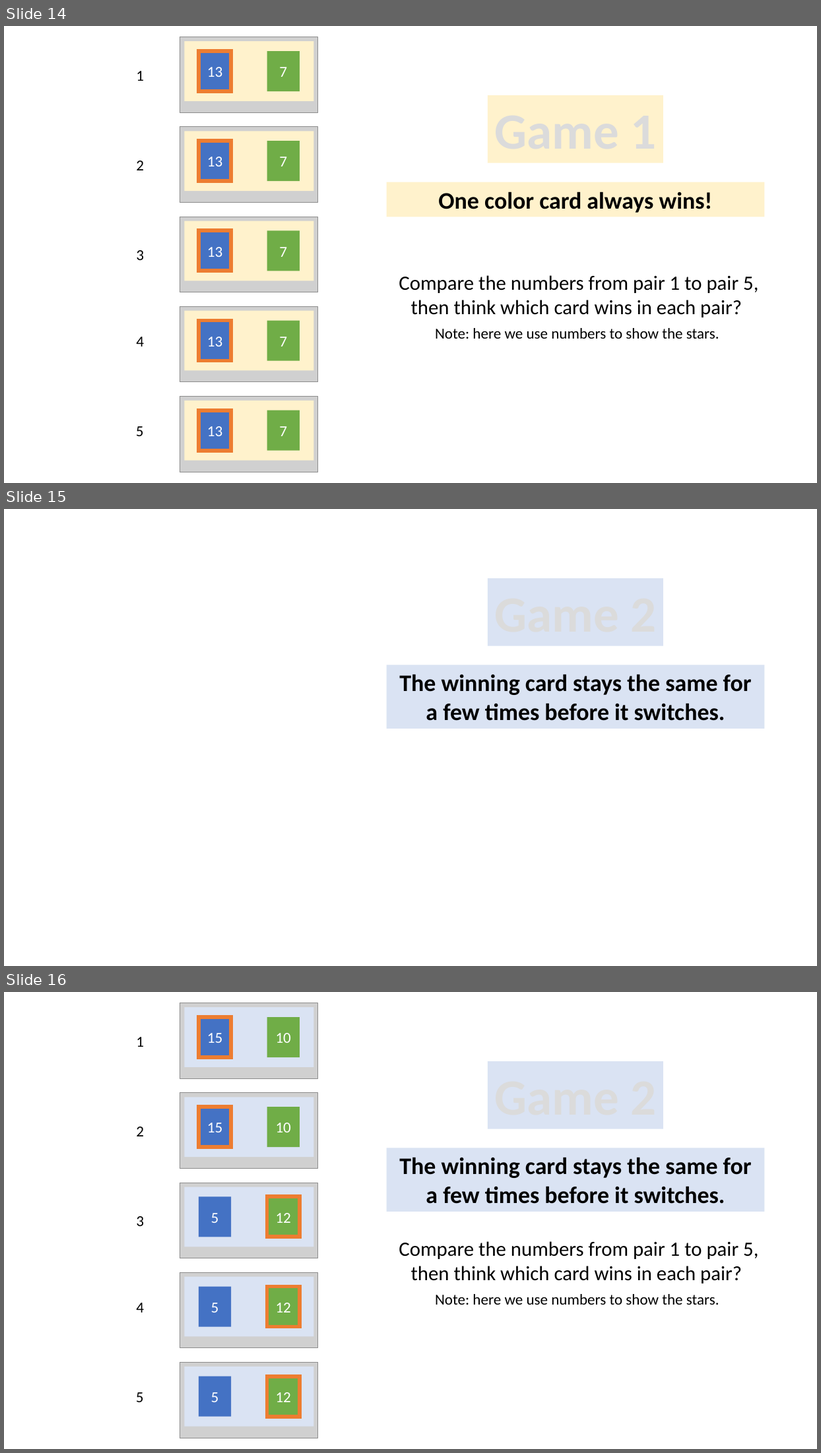
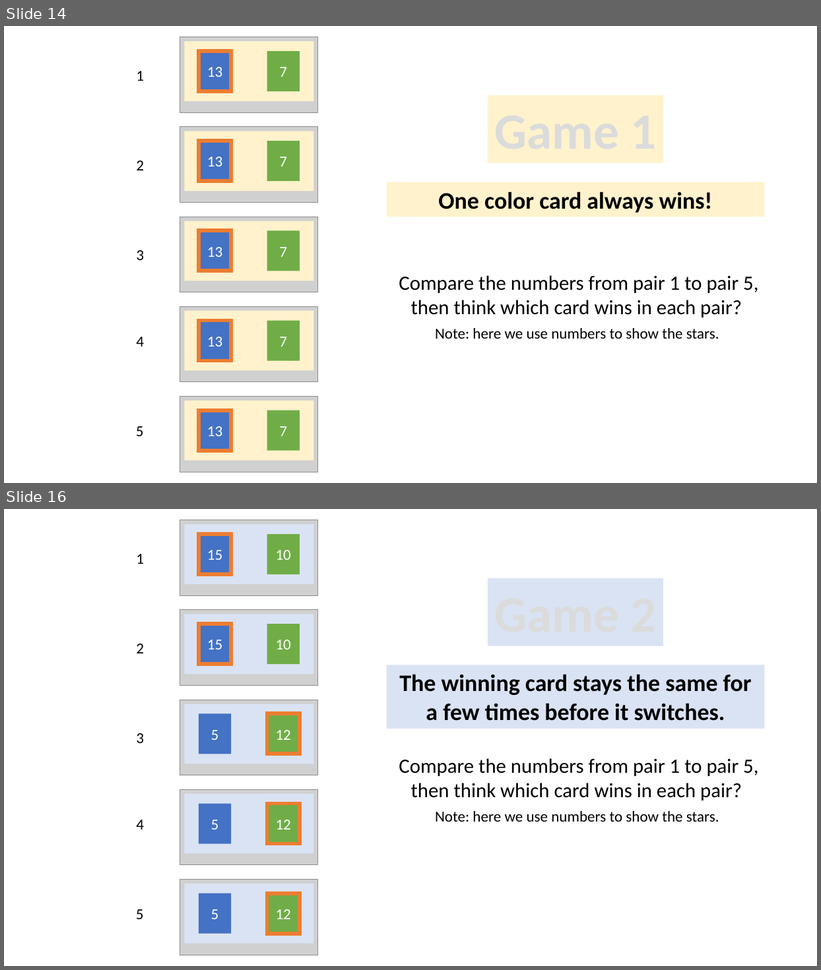
Before and after one commit to LillianXu2019/LUX-RL, a slide deck: images/task_instructions_lux.pptx. Shown one above the other, each under a label of ours: slides 14, 15 and 16 before the commit, slides 14 and 16 after it; the slides between them are not shown. The pictures are 821x1453 and 821x970 pixels, drawn with LibreOffice and Linux fonts; fonts in the diff are those of the drawing; grey boxes stand for pictures. Boxes give left, top, right and bottom in pixels: in the first picture for what was removed or moved away, otherwise in the second. Text is boxed around its words. In the diff, an @@ line names an element or a change of style, - is before the commit and + after.

```diff
--- a/images/task_instructions_lux.pptx
+++ b/images/task_instructions_lux.pptx
@@ slide 15 removed at (4,509,817,966), background #FFFFFF @@
@@ rectangle removed at (488,578,663,646) @@
@@ rectangle removed at (386,665,765,729) @@
-The winning card stays the same for a few times before it switches.
```
Also in this commit, not shown: 3 slides added, 2 other slides removed, 12 other files.
